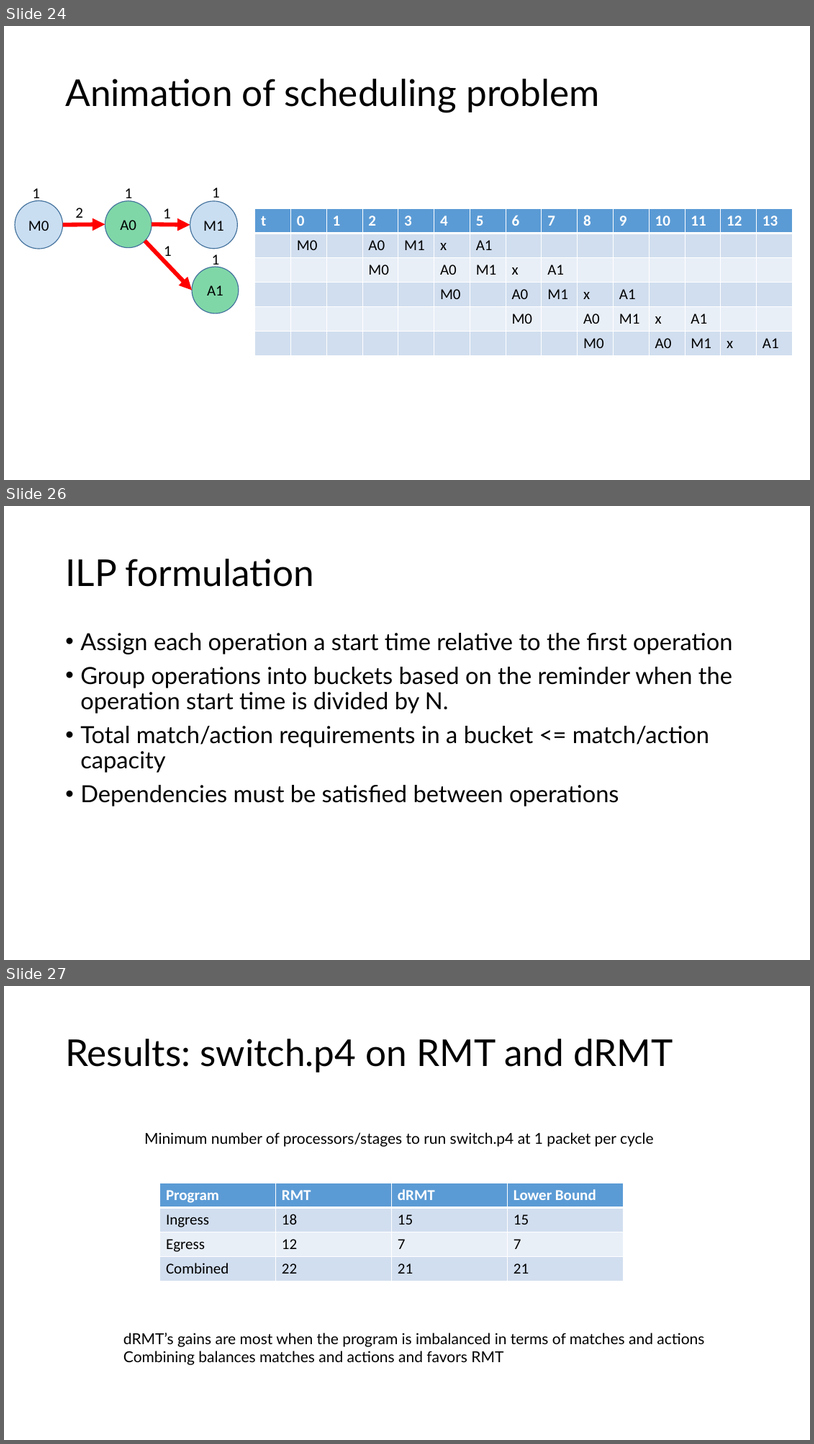
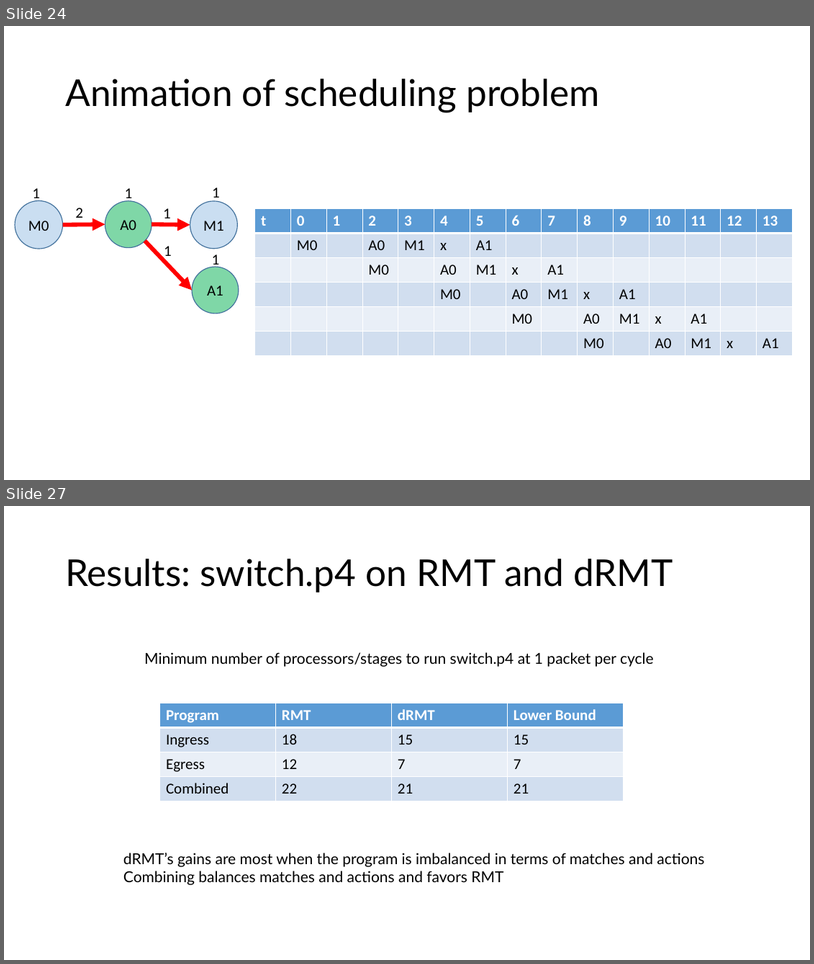
Before and after one commit to anirudhSK/drmt_talk, a slide deck: drmt.pptx. Shown one above the other, each under a label of ours: slides 24, 26 and 27 before the commit, slides 24 and 27 after it; the slides between them are not shown. The pictures are 814x1444 and 814x964 pixels, drawn with LibreOffice and Linux fonts; fonts in the diff are those of the drawing. Boxes give left, top, right and bottom in pixels: in the first picture for what was removed or moved away, otherwise in the second. Text is boxed around its words. In the diff, an @@ line names an element or a change of style, - is before the commit and + after.

```diff
--- a/drmt.pptx
+++ b/drmt.pptx
@@ slide 26 removed at (4,506,810,960), background #FFFFFF @@
@@ title removed at (65,559,314,587) @@
-ILP formulation
@@ text removed at (80,633,733,806) @@
-• Assign each operation a start time relative to the first operation
-• Group operations into buckets based on the reminder when the operation start time is divided by N.
-• Total match/action requirements in a bucket <= match/action capacity
-• Dependencies must be satisfied between operations
```
Also in this commit, not shown: 2 slides changed, 1 slide added.
